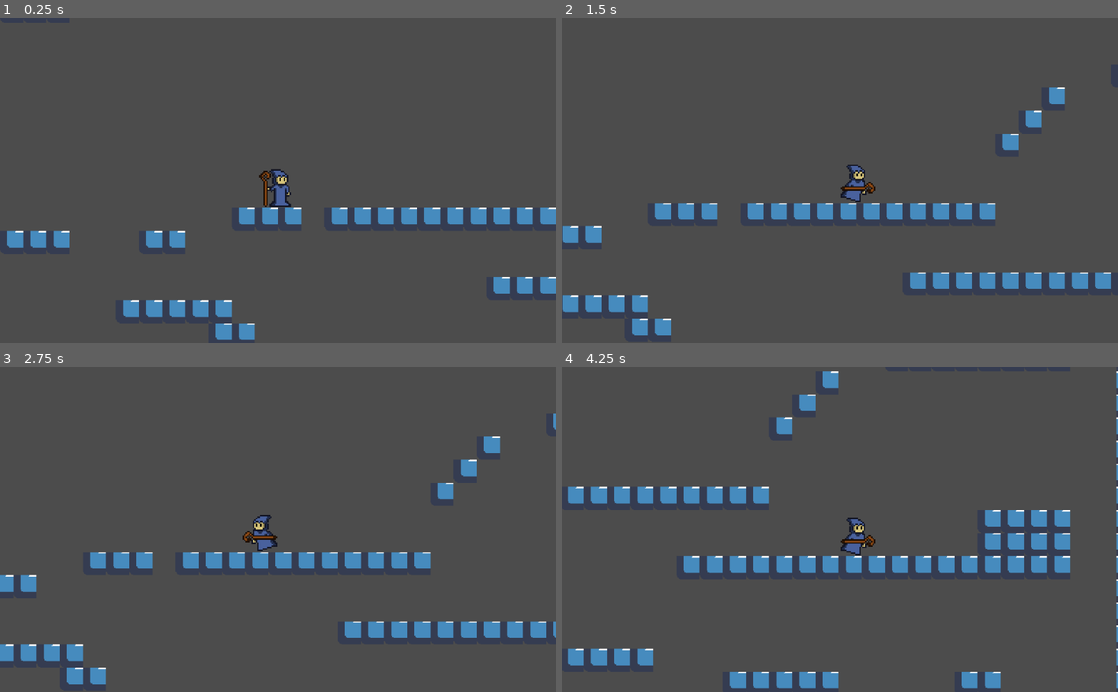
Above: before the commit, frames 1-4 (two rows, left to right).
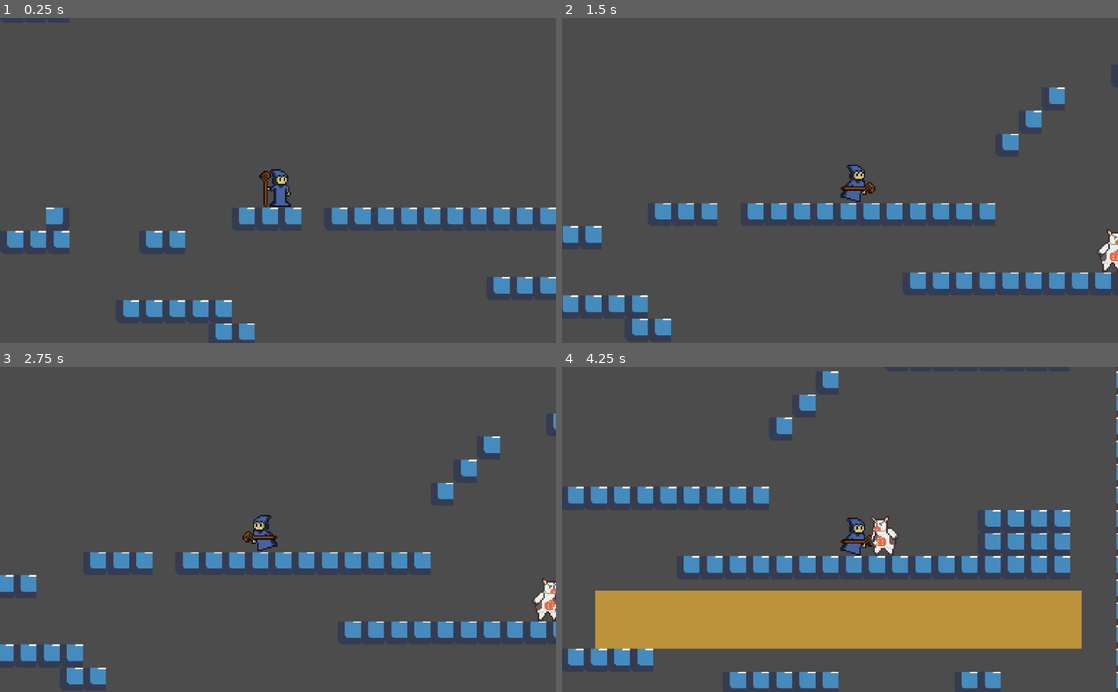
Above: after the commit, the same moments.

Repository: brunoricardosecco/gamejam-utfpr-2k19
Game: Godot game, scene res://scenes/main.tscn
Same seed, same stepped clock (60 frames per second), same inputs: the game is played once before the commit and once after it. The engine's default icon, where the game draws it, is replaced by a stand-in: a white triangle on a blue panel in a dark square.
Inputs:
- Up to frame 1 (0.25 s): no input
- Up to frame 2 (1.5 s): tap Enter (ui_accept) at 0.5, 0.77 s; hold Right (ui_right) from 0.53 s (still down)
- Up to frame 3 (2.75 s): tap Enter (ui_accept) at 1.52 s; release Right (ui_right) at 2.03 s; hold Left (ui_left) from 2.03 s (still down)
- Up to frame 4 (4.25 s): release Left (ui_left) at 2.78 s; hold Right (ui_right) from 2.78 s (still down); tap Enter (ui_accept) at 3.02, 3.77 s

The runs differ from the first frame. In frame 1, 0.2% of the frame differs, in the area x 8-12%, y 58-64%; in frame 2, 0.3%; in frame 3, 0.4%; in frame 4, 16%, in the area x 5-94%, y 45-87%.
Error after the commit: Parse Error: Variable "Timer" shadows a native class. (res://scripts/DialogOne.gd:3)

Commit message:
dialogos

Diff:
--- /dev/null
+++ b/prefabs/NPC.tscn
@@ -0,0 +1,62 @@
+[gd_scene load_steps=6 format=2]
+
+[ext_resource path="res://scripts/NPC.gd" type="Script" id=1]
+[ext_resource path="res://Assets/characters/cow/cow.png" type="Texture" id=2]
+
+[sub_resource type="CapsuleShape2D" id=1]
+radius = 13.4083
+height = 30.7604
+
+[sub_resource type="Animation" id=2]
+resource_name = "idle"
+loop = true
+tracks/0/type = "value"
+tracks/0/path = NodePath("Sprite:frame")
+tracks/0/interp = 1
+tracks/0/loop_wrap = true
+tracks/0/imported = false
+tracks/0/enabled = true
+tracks/0/keys = {
+"times": PoolRealArray( 0, 0.1, 0.2, 0.3, 0.4 ),
+"transitions": PoolRealArray( 1, 1, 1, 1, 1 ),
+"update": 1,
+"values": [ 0, 1, 2, 1, 0 ]
+}
+
+[sub_resource type="Animation" id=3]
+resource_name = "walk"
+length = 0.8
+loop = true
+tracks/0/type = "value"
+tracks/0/path = NodePath("Sprite:frame")
+tracks/0/interp = 1
+tracks/0/loop_wrap = true
+tracks/0/imported = false
+tracks/0/enabled = true
+tracks/0/keys = {
+"times": PoolRealArray( 0, 0.2, 0.3, 0.6 ),
+"transitions": PoolRealArray( 1, 1, 1, 1 ),
+"update": 1,
+"values": [ 3, 4, 5, 4 ]
+}
+
+[node name="NPC" type="KinematicBody2D"]
+position = Vector2( 524.446, 286.267 )
+script = ExtResource( 1 )
+__meta__ = {
+"_edit_group_": true
+}
+
+[node name="Sprite" type="Sprite" parent="."]
+scale = Vector2( 2, 2 )
+texture = ExtResource( 2 )
+hframes = 8
+frame = 3
+
+[node name="CollisionShape2D" type="CollisionShape2D" parent="."]
+position = Vector2( 3.5, 3 )
+shape = SubResource( 1 )
+
+[node name="AnimationPlayer" type="AnimationPlayer" parent="."]
+anims/idle = SubResource( 2 )
+anims/walk = SubResource( 3 )
--- a/scenes/main.tscn
+++ b/scenes/main.tscn
@@ -1,9 +1,10 @@
-[gd_scene load_steps=5 format=2]
+[gd_scene load_steps=6 format=2]
 
 [ext_resource path="res://prefabs/Player.tscn" type="PackedScene" id=1]
-[ext_resource path="res://tilemaps/ambiente.tres" type="TileSet" id=2]
-[ext_resource path="res://scenes/DialogOne.gd" type="Script" id=3]
-[ext_resource path="res://prefabs/Enemy.tscn" type="PackedScene" id=4]
+[ext_resource path="res://prefabs/Enemy.tscn" type="PackedScene" id=2]
+[ext_resource path="res://prefabs/NPC.tscn" type="PackedScene" id=3]
+[ext_resource path="res://tilemaps/ambiente.tres" type="TileSet" id=4]
+[ext_resource path="res://scripts/DialogOne.gd" type="Script" id=5]
 
 [node name="world" type="Node"]
 
@@ -11,21 +12,40 @@
 position = Vector2( 864, 32 )
 collision_layer = 1
 collision_mask = 0
-dash_speed = 4000
-fireball_delay = 1.0
-fireball_gravity = 5
-fireball_speed = 10
-fireball_angle = 360.0
+
+[node name="Enemy" parent="." instance=ExtResource( 2 )]
+position = Vector2( 432, 96 )
+
+[node name="NPC" parent="." instance=ExtResource( 3 )]
+position = Vector2( 1440, 160 )
 
 [node name="plataformas" type="TileMap" parent="."]
-tile_set = ExtResource( 2 )
+tile_set = ExtResource( 4 )
 cell_size = Vector2( 32, 32 )
 format = 1
 tile_data = PoolIntArray( -720854, 1, 0, -720853, 1, 0, -720852, 1, 0, -720851, 1, 0, -720850, 1, 0, -655335, 1, 0, -65 …(2513 unchanged characters)…
 
 [node name="Parede" type="TileMap" parent="."]
-tile_set = ExtResource( 2 )
+tile_set = ExtResource( 4 )
 cell_size = Vector2( 32, 32 )
 collision_mask = 0
 format = 1
-tile_data = PoolIntArray( -1048531, 0, 0, -1048530, 0, 0, -1 …(1384 unchanged characters)… , 0, 0, 131127, 0, 0, 262143, 0, 0, 196663, 0, 0, 327679, 0, 0, 262199, 0, 0, 39 …(1207 unchanged characters)…
+tile_data = PoolIntArray( -1048531, 0, 0, -1048530, 0, 0, -1 …(1384 unchanged characters)… , 0, 0, 131127, 0, 0, 262143, 0, 0, 196618, 0, 0, 196625, 0, 0, 196663, 0, 0, 327679, 0, 0, 262199, 0, 0, 39 …(1207 unchanged characters)…
+
+[node name="Dialog" type="Polygon2D" parent="."]
+position = Vector2( 1184, 240 )
+scale = Vector2( 1, 1.25 )
+color = Color( 0.741176, 0.580392, 0.231373, 1 )
+polygon = PoolVector2Array( -144, 0, 528, 0, 528, 64, -144, 64 )
+
+[node name="RichTextLabel" type="RichTextLabel" parent="Dialog"]
+margin_left = -128.0
+margin_top = 13.0
+margin_right = 512.0
+margin_bottom = 51.0
+script = ExtResource( 5 )
+
+[node name="Timer" type="Timer" parent="Dialog"]
+wait_time = 0.05
+autostart = true
+[connection signal="timeout" from="Dialog/Timer" to="Dialog/RichTextLabel" method="_on_Timer_timeout"]
--- a/scenes/DialogOne.gd
+++ b/scripts/DialogOne.gd
@@ -1,11 +1,15 @@
 extends RichTextLabel
 
+onready var Timer = get_parent().get_node("Timer")
+
 var dialog = ["Olá, filho da puta! Ta achando que isso aqui é a casa da mãe joana?, seu arrombado!!\nVai tomar no cu e mete a porra do pé, cuzão do caralho!", "Ta tirando com a minha cara sua puta, fala mais que te meto bala!"]
-var page = 0
+var page = -1
 
+func _setPage(new_page):
+	page=new_page
+	set_bbcode(dialog[page])
 
 func _ready():
-	set_bbcode(dialog[page])
 	set_visible_characters(0)
 	set_process_input(true)
 
@@ -18,4 +22,7 @@
 				set_visible_characters(0)
 
 func _on_Timer_timeout():
-	set_visible_characters(visible_characters+1)
+	if(page>=0):
+		set_visible_characters(visible_characters+1)
+	else:
+		page=-1
--- a/scripts/Enemy.gd
+++ b/scripts/Enemy.gd
@@ -17,11 +17,11 @@
 	$AnimationPlayer.play("idle")
 
 func _physics_process(delta):
-	if Vigilante.position.x+200 > position.x && Vigilante.position.x+35 < position.x:
+	if Vigilante.position.x+100 > position.x && Vigilante.position.x+35 < position.x:
 		vel.x = -50
 		$Sprite.set_flip_h(true)
 		$AnimationPlayer.play("walk")
-	elif Vigilante.position.x-200 < position.x && Vigilante.position.x-35 > position.x:
+	elif Vigilante.position.x-100 < position.x && Vigilante.position.x-35 > position.x:
 		vel.x = 50
 		$Sprite.set_flip_h(false)
 		$AnimationPlayer.play("walk")
--- /dev/null
+++ b/scripts/NPC.gd
@@ -0,0 +1,36 @@
+extends KinematicBody2D
+
+onready var Vigilante = get_parent().get_node("Vigilante")
+onready var Dialog = get_parent().get_node("Dialog")
+onready var DialogPage = get_parent().get_node("Dialog/RichTextLabel")
+
+const SPEED = 50
+const FLOOR = Vector2(0,-1)
+
+var vel = Vector2(0,0)
+#var velocity = Vector2()
+
+var direction = 1
+
+var grav = 1000
+var max_grav = 3000
+
+func _ready() :
+	$AnimationPlayer.play("idle")
+
+func _physics_process(delta):
+	if (Vigilante.position.x+50 > position.x && Vigilante.position.x < position.x+50) || (Vigilante.position.x-50 < position.x && Vigilante.position.x > position.x-50):
+		$Sprite.set_flip_h(Vigilante.position.x-position.x<0)
+		vel.x = 0
+		$AnimationPlayer.play("idle")
+		Dialog.visible = true
+		if(DialogPage.page < 0):
+			DialogPage._setPage(0)
+	else:
+		Dialog.visible = false
+
+	vel.y += grav * delta
+	vel = move_and_slide(vel, FLOOR)
+
+	if is_on_floor() and vel.y > 0:
+		vel.y = 0
Not shown: 4 places in prefabs/Player.tscn that only renumber resources
Not shown: 2 places in scenes/Fireball.tscn that only renumber resources
